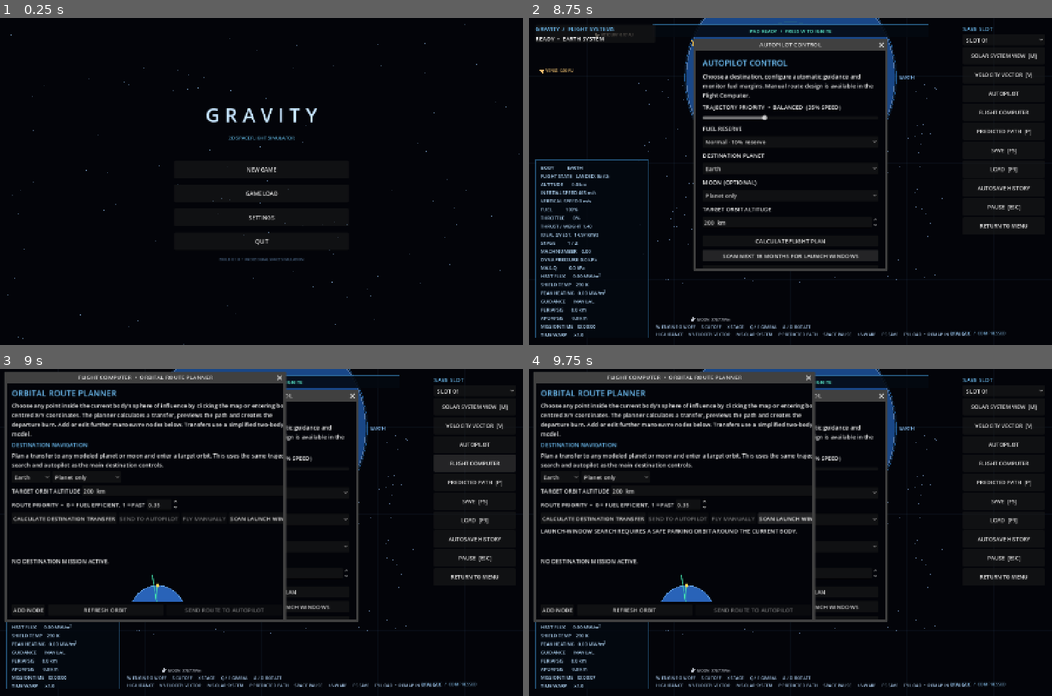
Above: before the commit, frames 1-4 (two rows, left to right).
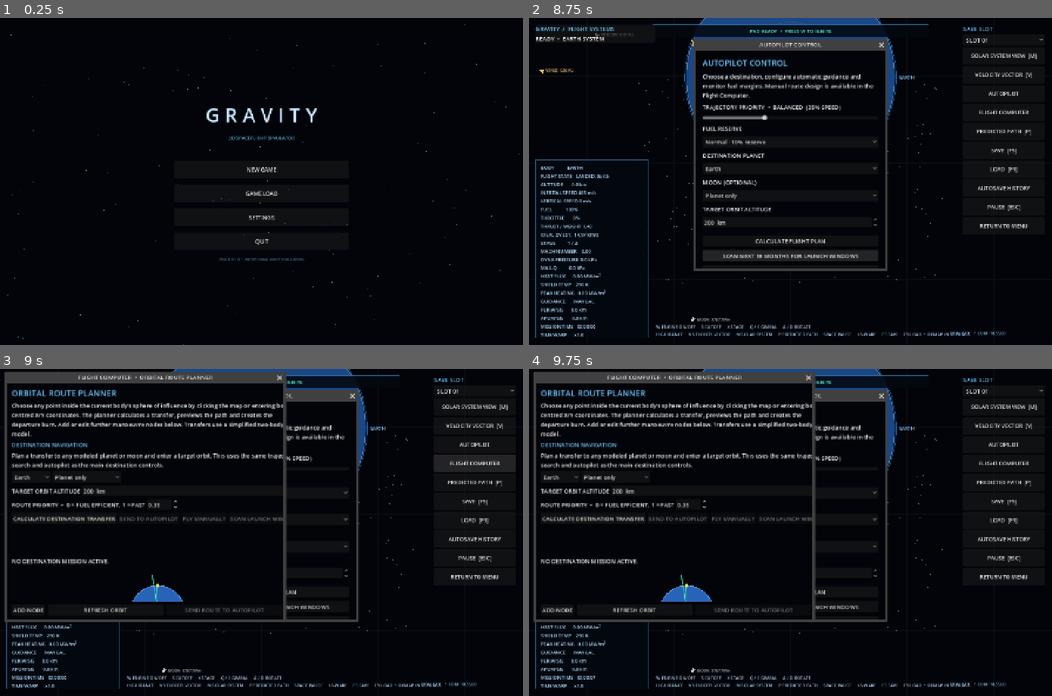
Above: after the commit, the same moments.

Repository: Blagos1195/Gravity-simulator
Game: Godot game, scene res://scenes/main.tscn
The game is run twice, just before and just after one commit, with the same random seed, the same clock (stepped at 60 frames per second) and the same inputs.
Inputs (mouse positions are in pixels of both pictures, inside the frame that each line leads up to):
- Up to frame 1 (0.25 s): no input
- Up to frame 2 (8.75 s): click "NEW GAME" at 0.5 s; click "CONTINUE TO ROCKET BUILDER" at 1.25 s; click "LAUNCH VEHICLE" at 2 s; click "SLOT 01" at 2.75 s; click "SOLAR SYSTEM VIEW [M]" at 3.5 s; click "VELOCITY VECTOR [V]" at 4.25 s; click "AUTOPILOT" at 5 s; click "Normal · 10% reserve" at 5.75 s; click "Normal · 10% reserve" at 6.5 s; click "SCAN NEXT 18 MONTHS FOR LAUNC…" at 7.25 s; click "SCAN NEXT 18 MONTHS FOR LAUNC…" at 8 s
- Up to frame 3 (9 s): click "FLIGHT COMPUTER" at 8.75 s
- Up to frame 4 (9.75 s): click (795, 519) at 9.5 s, where only the run before the commit has a clickable "SCAN LAUNCH WINDOWS"

Frames 1-2 are identical in both runs. In frame 3, less than 0.1% of the frame differs, in the area x 44-55%, y 45-47%; in frame 4, 0.8%, in the area x 2-55%, y 44-51%.

Commit message:
Validate manual launch windows against the propagated departure state

Diff:
--- a/Gravity/scripts/route_planner.gd
+++ b/Gravity/scripts/route_planner.gd
@@ -821,6 +821,7 @@
 	var manual_active := not manual_plan.is_empty() and bool(manual_plan.get("active", false))
 	manual_navigation_button.disabled = not manual_active and (not navigation_plan_valid or autopilot_enabled)
 	manual_navigation_button.text = "CANCEL MANUAL PLAN" if manual_active else "FLY MANUALLY"
+	launch_window_button.disabled = autopilot_enabled or bool(simulation.get("landed")) or bool(simulation.get("crashed"))
 	_update_manual_guidance()
 
 func _cancel_destination_autopilot() -> void:
@@ -1112,10 +1113,12 @@
 		return
 	var plan := navigation_plan.duplicate(true)
 	if not bool(plan.get("local", false)):
-		var plan_age := absf(float(simulation.get("sim_time")) - float(plan.get("planned_at_time", -INF)))
+		var now_for_plan := float(simulation.get("sim_time"))
+		var departure_for_plan := float(plan.get("departure_time_seconds", plan.get("planned_at_time", now_for_plan)))
+		var plan_age := absf(now_for_plan - float(plan.get("planned_at_time", -INF)))
 		var planned_position: Vector2 = plan.get("planned_position", Vector2.INF)
 		var planned_velocity: Vector2 = plan.get("planned_velocity", Vector2.INF)
-		if plan_age > 2.0 or planned_position.distance_to(simulation.get("rocket_position")) > 20000.0 or planned_velocity.distance_to(simulation.get("velocity")) > 5.0:
+		if departure_for_plan <= now_for_plan + 2.0 and (plan_age > 2.0 or planned_position.distance_to(simulation.get("rocket_position")) > 20000.0 or planned_velocity.distance_to(simulation.get("velocity")) > 5.0):
 			_calculate_destination_plan()
 			if not navigation_plan_valid:
 				return
@@ -1131,6 +1134,8 @@
 		"transfer_time": float(plan.get("transfer_time", 0.0)),
 		"departure_direction": Vector2(plan.get("departure_direction", Vector2.ZERO)).normalized(),
 		"departure_delta_v": float(plan.get("departure_delta_v", 0.0)),
+		"planned_position": Vector2(plan.get("planned_position", simulation.get("rocket_position"))),
+		"planned_velocity": Vector2(plan.get("planned_velocity", simulation.get("velocity"))),
 		"transfer_start_time": -1.0,
 		"burn_kind": "",
 		"burn_delta_v": 0.0,
@@ -1181,9 +1186,19 @@
 	if phase == "WAIT_DEPARTURE":
 		var wait_remaining := float(plan.get("departure_time", now)) - now
 		if wait_remaining <= 0.0:
-			_arm_manual_plan_burn(plan, "DEPARTURE_BURN", Vector2(plan.get("departure_direction", Vector2.ZERO)) * float(plan.get("departure_delta_v", 0.0)), float(plan.get("departure_delta_v", 0.0)))
-			simulation.set("manual_flight_plan", plan)
-			phase = str(plan.get("phase", ""))
+			var planned_position: Vector2 = plan.get("planned_position", Vector2.ZERO)
+			var planned_velocity: Vector2 = plan.get("planned_velocity", Vector2.ZERO)
+			var state_matches := planned_position.distance_to(simulation.get("rocket_position")) <= 50000.0 and planned_velocity.distance_to(simulation.get("velocity")) <= 25.0
+			if not state_matches:
+				plan["phase"] = "FAILED"
+				plan["active"] = false
+				plan["reason"] = "The spacecraft missed the predicted departure state. Recalculate the launch window."
+				simulation.set("manual_flight_plan", plan)
+				phase = "FAILED"
+			else:
+				_arm_manual_plan_burn(plan, "DEPARTURE_BURN", Vector2(plan.get("departure_direction", Vector2.ZERO)) * float(plan.get("departure_delta_v", 0.0)), float(plan.get("departure_delta_v", 0.0)))
+				simulation.set("manual_flight_plan", plan)
+				phase = str(plan.get("phase", ""))
 		else:
 			manual_guidance_report.text = "MANUAL FLIGHT PLAN  •  %s\nDEPARTURE WINDOW OPENS IN %.1f DAYS. No automatic steering or thrust will occur." % [str(plan.get("target_name", "TARGET")).to_upper(), wait_remaining / 86400.0]
 			return
